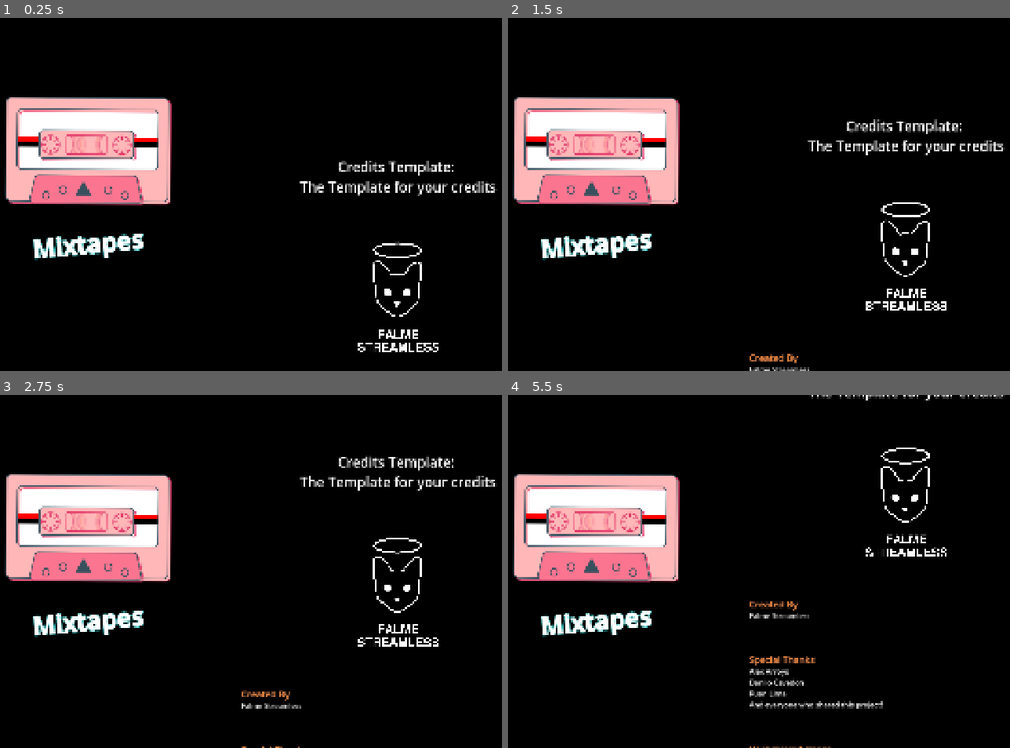
Above: before the commit, frames 1-4 (two rows, left to right).
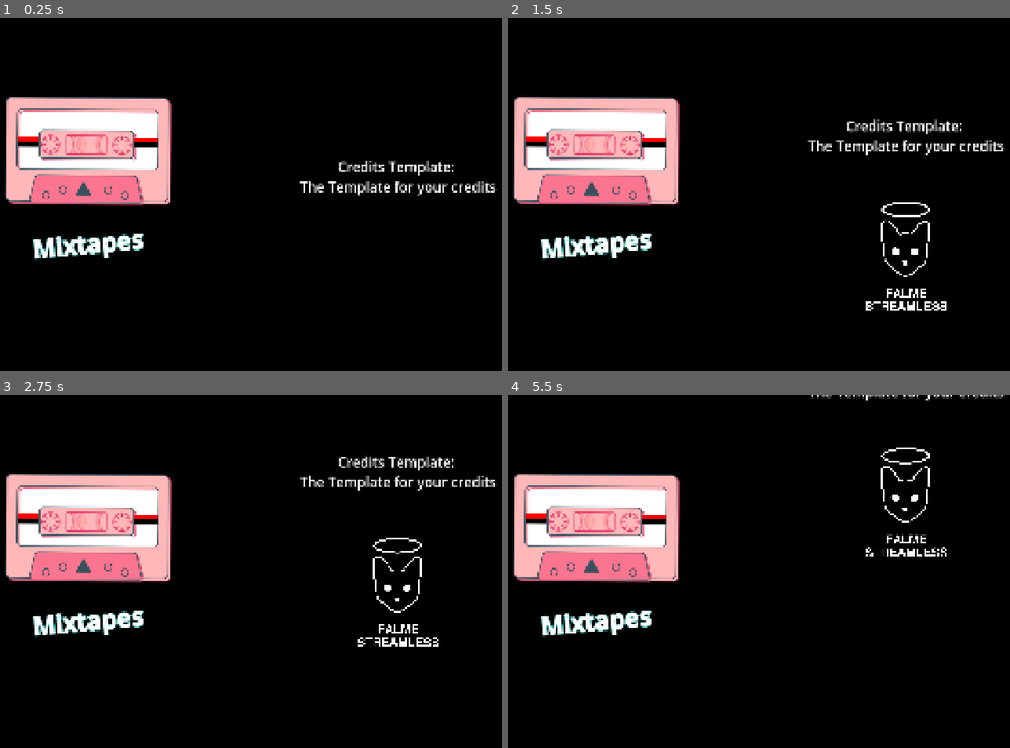
Above: after the commit, the same moments.

Repository: Falme/credits-template-godot
Game: Godot game, scene res://credits-template/scenes/credits-example.tscn
Same seed, same stepped clock (60 frames per second), same inputs: the game is played once before the commit and once after it. The project has no main scene, so this scene is started directly.
Inputs:
- Up to frame 1 (0.25 s): no input
- Up to frame 2 (1.5 s): no input
- Up to frame 3 (2.75 s): no input
- Up to frame 4 (5.5 s): no input

The runs differ from the first frame. In frame 1, 0.7% of the frame differs, in the area x 71-88%, y 63-95%; in frame 2, 0.2%; in frame 3, 0.3%; in frame 4, 1.2%, in the area x 48-75%, y 58-100%.

Commit message:
items are called from the bottom of screen from pooling

Diff:
--- a/credits-template/scripts/items/item.gd
+++ b/credits-template/scripts/items/item.gd
@@ -19,3 +19,6 @@
 
 func has_passed_top_border() -> bool:
 	return global_position.y < -size.y
+
+func has_passed_bottom_border() -> bool:
+	return global_position.y <= DisplayServer.screen_get_size().y
--- a/credits-template/scripts/pool.gd
+++ b/credits-template/scripts/pool.gd
@@ -15,6 +15,7 @@
 		add(id)
 
 	var item = freeItems[id].pop_back()
+	remove_child(item)
 	item.show()
 	return item
 
@@ -23,14 +24,15 @@
 	item.set_pool(self)
 	item.set_id(id)
 	item.hide()
+	add_child(item)
 	freeItems[id].push_front(item)
 
 func free_item(id : String, item) -> void:
 	on_removed_item.emit(item.size.y)
 	freeItems[id].push_front(item)
+	item.hide()
 	item.get_parent().remove_child(item)
 	add_child(item)
-	item.hide()
 
 func _get_item_by_id(id : String):
 	for item in poolItems:
--- a/credits-template/scripts/staff.gd
+++ b/credits-template/scripts/staff.gd
@@ -3,16 +3,35 @@
 
 @export var pool : CT_Pool
 
+var load_list : Array
+
 func load_data(data : Dictionary) -> void:
 	clear()
 	_draw_staff(data.items)
 
+func _process(delta: float) -> void:
+
+	if self.get_child_count() == 0:
+		return
+
+	var last_child : CT_Item = self.get_child(self.get_child_count()-1)
+
+	if ( last_child.has_passed_bottom_border() && not load_list.is_empty()):
+			load_list.pop_front().call()
+
+
 func _draw_staff(items : Array) -> void:
+	var first : bool = true
 	for item in items:
 		if (item.has("type")):
-			_draw_item(item["type"], item)
+			load_list.push_back(func(): _draw_item(item["type"], item))
 
-		await get_tree().process_frame
+		if (first):
+			load_list.pop_front().call()
+			first = false
+
+		# await get_tree().process_frame
+	print(load_list.size())
 
 func _draw_item(id : String, item : Dictionary) -> void:
 	var instance = pool.get_item(id)
